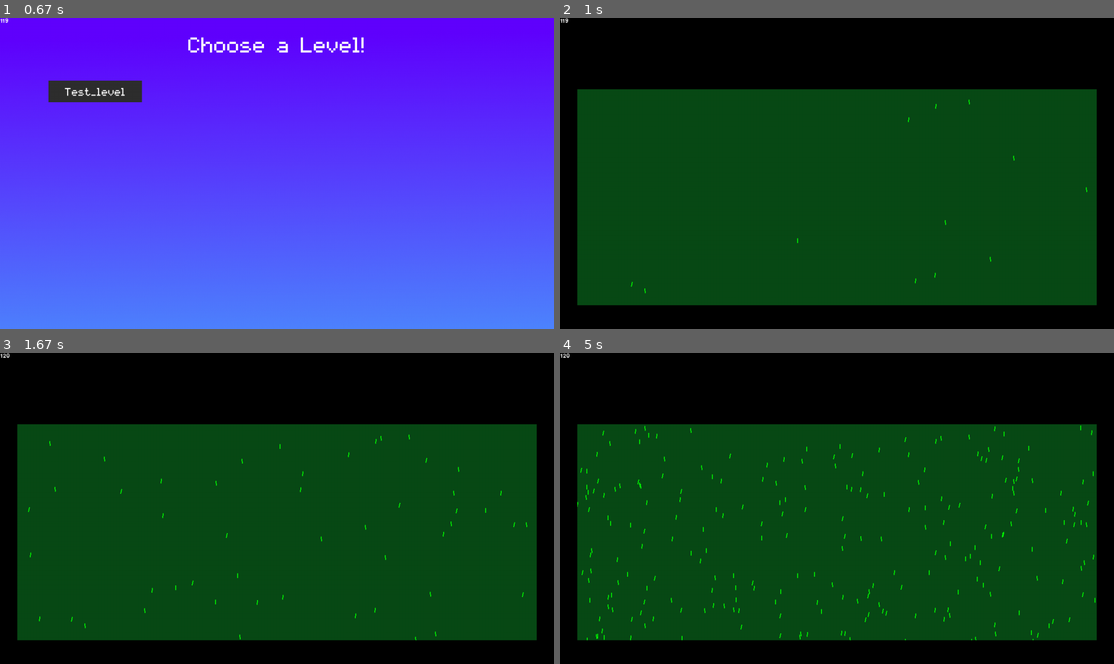
Above: before the commit, frames 1-4 (two rows, left to right).
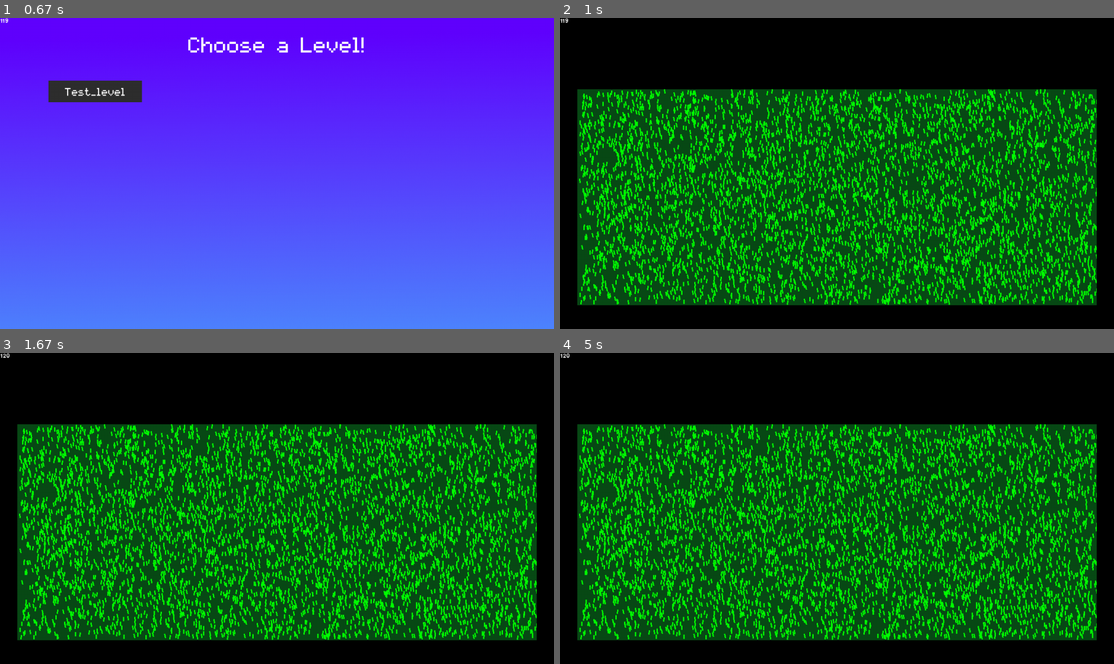
Above: after the commit, the same moments.

Repository: Acaippa/pygame-lawnmower
Game: pygame game, started from ver 0.3/main.py
The game is run twice, just before and just after one commit, with the same random seed, the same clock (stepped at 60 frames per second) and the same inputs.
Inputs (mouse positions are in pixels of both pictures, inside the frame that each line leads up to):
- Up to frame 1 (0.67 s): click (277, 105) at 0.38 s
- Up to frame 2 (1 s): click (654, 92) at 0.72 s
- Up to frame 3 (1.67 s): no input
- Up to frame 4 (5 s): no input

Frame 1 is identical in both runs. In frame 2, 20% of the frame differs, in the area x 3-97%, y 22-93%; in frame 3, 20%; in frame 4, 20%.

Commit message:
Add Growing grass and make states initiate only when they are active

Diff:
--- a/ver 0.3/game.py
+++ b/ver 0.3/game.py
@@ -13,11 +13,13 @@
 
 		self.delta_time = 0
 
+		self.current_state = MainMenu(self)
+
 		self.states = {
-			"MainMenu" : MainMenu(self),
-			"GameModeMenu" : GameModeMenu(self),
+			"MainMenu" : MainMenu,
+			"GameModeMenu" : GameModeMenu,
 
-			"TestLevel" : TestLevel(self)
+			"TestLevel" : TestLevel
 		}
 
 		self.state = "MainMenu"
@@ -25,7 +27,8 @@
 	def update(self, dt):
 		self.delta_time = dt
 
-		self.states[self.state].update(self.delta_time)
+		self.current_state.update(self.delta_time)
 
-	def change_state(self, state):
+	def change_state(self, state): # Change the state and init the state
 		self.state = state
+		self.current_state = self.states[self.state](self)
--- a/ver 0.3/modules/game/grass.py
+++ b/ver 0.3/modules/game/grass.py
@@ -6,7 +6,7 @@
 	def __init__(self, parent, **kwargs):
 		self.parent = parent
 
-		self.display_surface = self.parent.display_surface # Test_level surface
+		self.display_surface = parent.display_surface # Ground.py surface
 
 		self.delta_time = 0
 
@@ -18,10 +18,25 @@
 
 		self.color = kwargs.get("color", "#00ff00")
 
+		self.surface = pygame.Surface((6, self.height), pygame.SRCALPHA) #TODO: make the height of the surface dynamically change with the height of the grass
+
+		self.calc_blit_pos()
+
 	def update(self, dt):
 		self.delta_time = dt
+
+		self.update_surface()
+
+		self.calc_blit_pos()
 
 		self.draw()
 
 	def draw(self):
-		pygame.draw.line(self.display_surface, self.color, self.pos, (self.pos[0] + self.bend, self.pos[1] + self.height), width = 2)
+		self.display_surface.blit(self.surface, self.blit_pos)
+
+	def calc_blit_pos(self): # Draw the surface in the bottom center of the display_surface.
+		self.blit_pos = (self.pos[0] + self.surface.get_width() / 2, self.pos[1] - self.surface.get_height())
+
+	def update_surface(self): # Draw the line at the bottom center of the surface.
+		x, y = self.surface.get_width() / 2, self.surface.get_height()
+		pygame.draw.line(self.surface, self.color, (x, y), (x + self.bend, y - self.height), width = 3)
--- a/ver 0.3/modules/game/grid.py
+++ b/ver 0.3/modules/game/grid.py
@@ -2,7 +2,7 @@
 from modules.states.levels.test_level_settings import*
 
 class Grid:
-	def __init__(self, parent, **kwargs):
+	def __init__(self, parent, **kwargs): # The grid holds all the grass inside its own area.
 		self.parent = parent # Ground.py
 
 		self.display_surface = parent.surface
@@ -13,8 +13,6 @@
 
 		self.rect = pygame.Rect(self.pos, self.size)
 
-		self.surface = pygame.Surface(self.size, pygame.SRCALPHA)
-
 		self.grass_list = []
 
 		self.delta_time = 0
@@ -24,11 +22,10 @@
 
 		self.update_grass()
 
-		self.draw()
-
 	def update_grass(self):
 		for grass in self.grass_list:
 			grass.update(self.delta_time)
 
 	def draw(self):
-		self.display_surface.blit(self.surface, (self.pos))
+		for grass in self.grass_list:
+			grass.draw()
--- a/ver 0.3/modules/game/ground.py
+++ b/ver 0.3/modules/game/ground.py
@@ -22,16 +22,23 @@
 
 		self.surface.fill(self.background_color)
 
-		self.pos = (self.margin_x, self.margin_y * 1.5)
+		self.pos = (self.margin_x, self.margin_y * 1.5) # Make Some extra space over the ground surface
 
 		self.grid_list = []
 
+		self.grid_index = 0
+
+		self.total_grass = 0
+
 		self.make_grids()
+
+		self.pregrow()
 
 	def update(self, dt):
 		self.delta_time = dt
 
-		self.spawn_grass()
+		if self.total_grass < GRASS_AMOUNT:
+			self.spawn_grass()
 
 		self.update_grids()
 
@@ -41,25 +48,44 @@
 		self.display_surface.blit(self.surface, self.pos)
 
 	def make_grids(self):
-		grid_amount_x, grid_amount_y = int(GRID.split("x")[0]), int(GRID.split("x")[1])
+		grid_amount_x, grid_amount_y = int(GRID.split("x")[0]), int(GRID.split("x")[1]) # Get the amount of grids in each dicrection.
 
-		w, h = self.display_surface.get_size()
+		w, h = self.surface.get_size()
 
-		grid_size_x, grid_size_y = w / grid_amount_x, h / grid_amount_y
+		grid_size_x, grid_size_y = w / grid_amount_x, h / grid_amount_y # Get the size of the grids by dividing the grid_amount by the width of the ground surface.
 
 		for y in range(grid_amount_y):
 			for x in range(grid_amount_x):
 				self.grid_list.append(Grid(self, pos=(grid_size_x * x, grid_size_y * y), size=(grid_size_x, grid_size_y)))
 
 	def update_grids(self):
+		if self.grid_index < len(self.grid_list):
+			self.grid_list[int(self.grid_index)].update(self.delta_time)
+			self.grid_index += 100 * self.delta_time # Update 100 grids per second.
+		else:
+			self.grid_index = 0
+
+		self.total_grass = 0
+
 		for grid in self.grid_list:
-			grid.update(self.delta_time)
+			grid.draw()
+			self.total_grass += len(grid.grass_list) # Increment the amount of grass by the amount of gass in the grid instance.
 
-	def spawn_grass(self):
-		w, h = self.display_surface.get_size()
+	def spawn_grass(self): # Get a random position inside the ground surface.
+		w, h = self.surface.get_size()
 
-		x, y = random.randint(0, self.pos[0] + w), random.randint(0, self.pos[1] + h)
+		x, y = random.randint(0, w), random.randint(10, h)
 
 		for grid in self.grid_list:
 			if grid.rect.collidepoint((x, y)):
 				grid.grass_list.append(Grass(grid, pos=(x, y)))
+
+	def update_all_grids(self):
+		for grid in self.grid_list:
+			grid.update(self.delta_time)
+
+	def pregrow(self):
+		for i in range(GRASS_AMOUNT):
+			self.spawn_grass()
+
+		self.update_all_grids()
--- a/ver 0.3/modules/states/levels/test_level_settings.py
+++ b/ver 0.3/modules/states/levels/test_level_settings.py
@@ -1 +1,2 @@
-GRID = "120x10"
+GRID = "40x4"
+GRASS_AMOUNT = 5000
--- a/ver 0.3/modules/states/main_menu.py
+++ b/ver 0.3/modules/states/main_menu.py
@@ -18,7 +18,7 @@
 
 		self.background_image = pygame.transform.scale(self.background_image, (w, h))
 
-		self.item_list = []
+		self.item_list = [] # Buttons, text etc.
 
 		self.title = Text(self, text="Mowe lawn, Mowe!", pos=("center", 40), size=50)
 		self.play_button = Button(self, text="Play", pos=("center", 190), size=30, command=lambda: self.parent.change_state("GameModeMenu"))
@@ -35,10 +35,10 @@
 	def draw(self):
 		self.display_surface.blit(self.surface, (0,0))
 
-	def update_items(self):
+	def update_items(self): # Update buttons, text etc.
 		for i in self.item_list:
 			i.update(self.delta_time)
 
-	def draw_background(self): # Fill the screen with white and draw the background.
+	def draw_background(self):
 		self.surface.fill("white")
 		self.surface.blit(self.background_image, (0,0))
